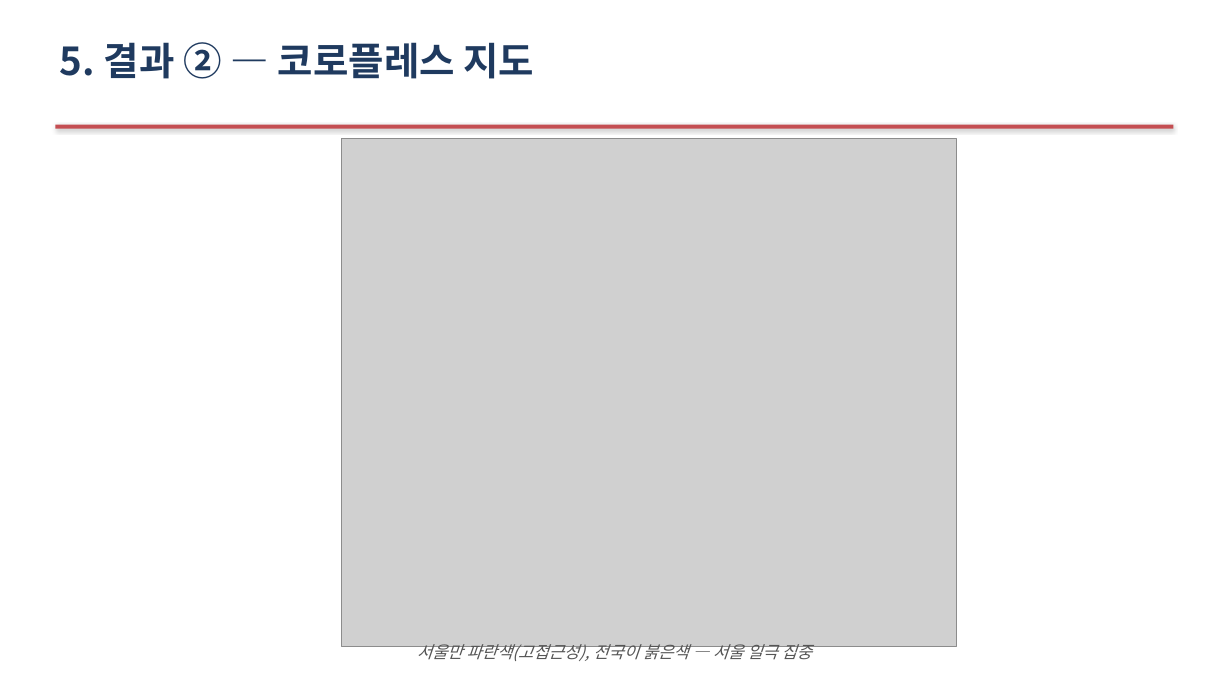
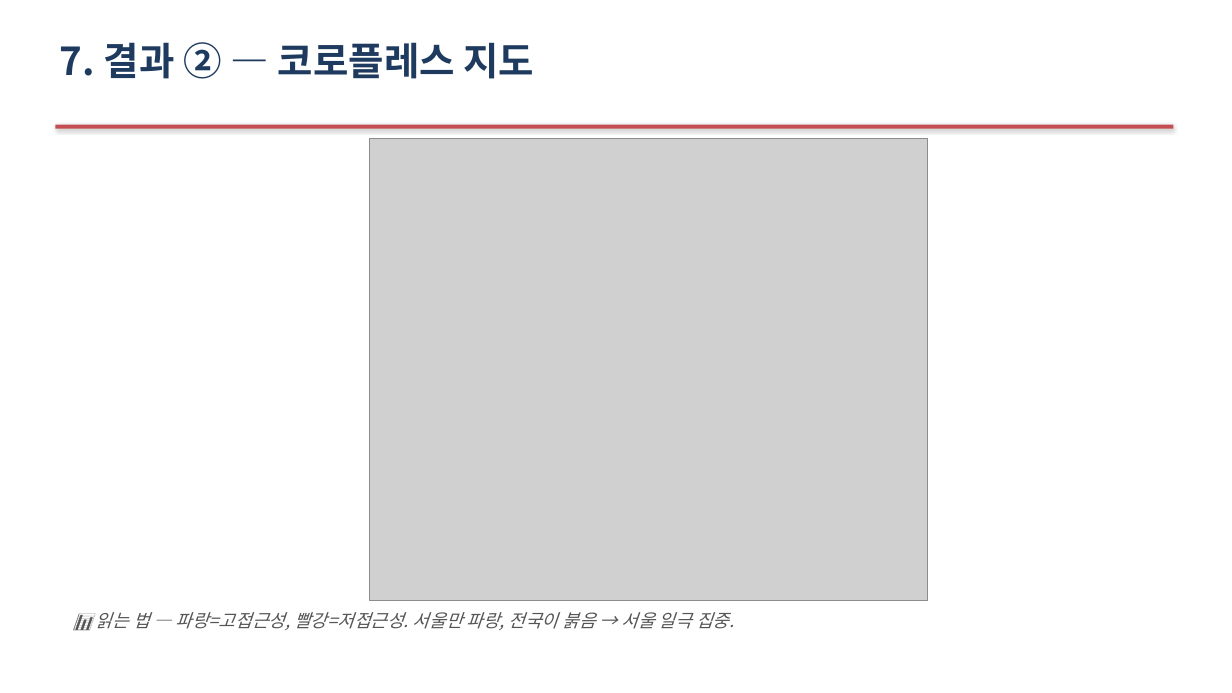
Before and after one commit to Allenkeem/llai-project, a slide deck: slide 11 of reports/발표자료.pptx (slide 8 before the commit). Drawn at 1232x693 pixels with LibreOffice and Linux fonts; fonts in the diff are those of the drawing; grey boxes stand for pictures. Boxes give left, top, right and bottom in pixels: in the first picture for what was removed or moved away, otherwise in the second. Text is boxed around its words. In the diff, an @@ line names an element or a change of style, - is before the commit and + after.

```diff
--- a/reports/발표자료.pptx
+++ b/reports/발표자료.pptx
@@ text at (x1=60, y1=42, x2=535, y2=79): text changed @@
-5. 결과 ② — 코로플레스 지도
+7. 결과 ② — 코로플레스 지도
@@ picture resized from (x1=342, y1=139, x2=957, y2=647) to (x1=370, y1=139, x2=928, y2=601) @@
@@ text at (x1=96, y1=612, x2=734, y2=630): text changed; size 13 to 14 pt @@
-서울만 파란색(고접근성), 전국이 붉은색 — 서울 일극 집중
+📊 읽는 법 — 파랑=고접근성, 빨강=저접근성. 서울만 파랑, 전국이 붉음 → 서울 일극 집중.
```
Also in this commit, not shown: 10 other slides changed, 4 slides added.
